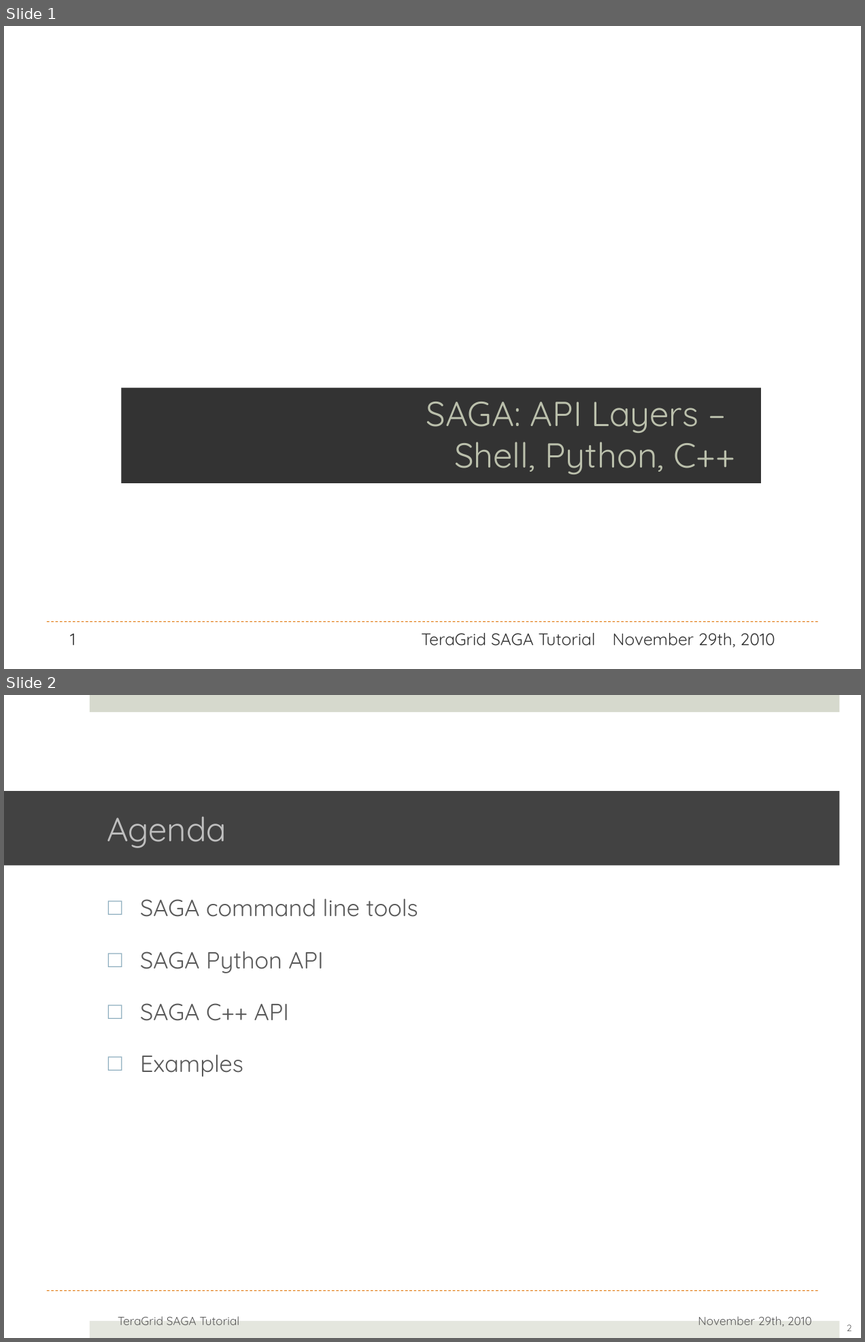
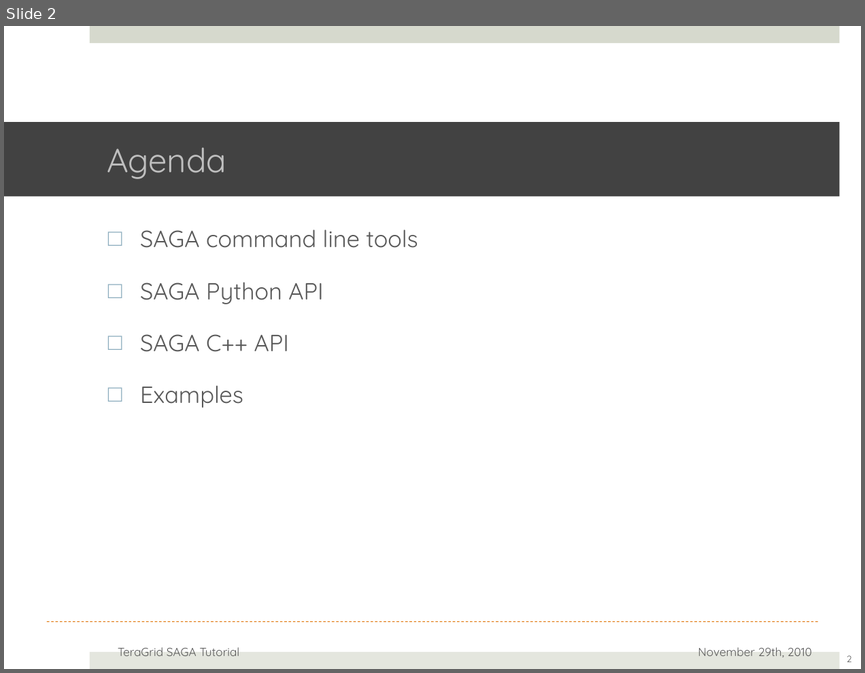
Before and after one commit to saga-project/saga-cpp-legacy-projects, a slide deck: tutorial/general_tutorial/SAGA-API-levels.pptx. Shown one above the other, each under a label of ours: slides 1 and 2 before the commit, slide 2 after it. The pictures are 865x1342 and 865x673 pixels, drawn with LibreOffice and Linux fonts; fonts in the diff are those of the drawing; background and template pictures are left out. Boxes give left, top, right and bottom in pixels: in the first picture for what was removed or moved away, otherwise in the second. Text is boxed around its words. In the diff, an @@ line names an element or a change of style, - is before the commit and + after.

Commit message:
changed hartmut's title slide template

```diff
--- a/tutorial/general_tutorial/SAGA-API-levels.pptx
+++ b/tutorial/general_tutorial/SAGA-API-levels.pptx
@@ slide 1 removed at box(4, 26, 861, 669), background #FFFFFF; not listed: 1 template element that a slide beside it also shows @@
@@ title removed at box(121, 388, 761, 484) @@
-SAGA: API Layers –
-Shell, Python, C++
@@ page number removed at box(70, 633, 75, 645) @@
-1
@@ text removed at box(421, 633, 596, 645) @@
-TeraGrid SAGA Tutorial
@@ text removed at box(613, 633, 774, 647) @@
-November 29th, 2010
```
Also in this commit, not shown: 4 slides changed, 1 slide added.
